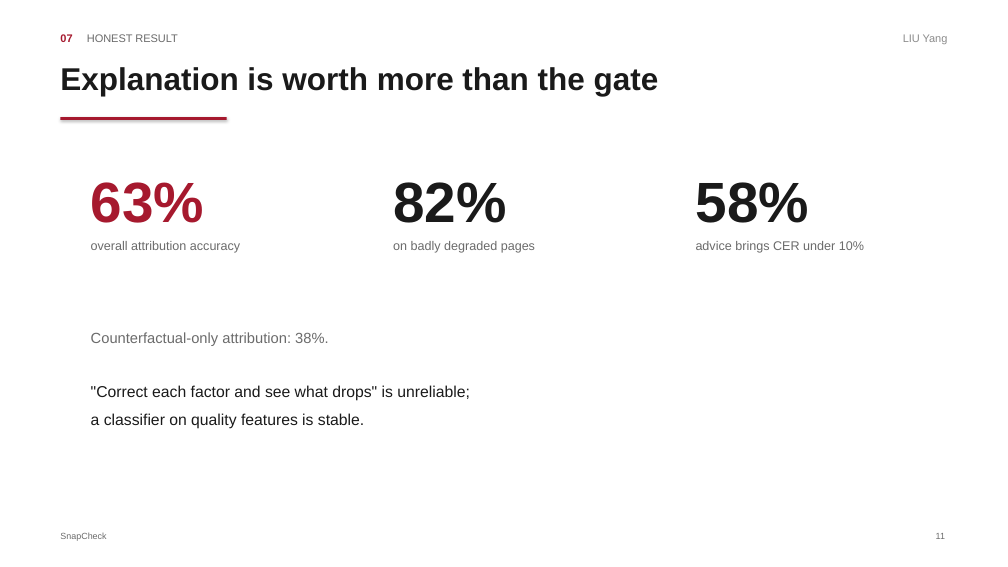
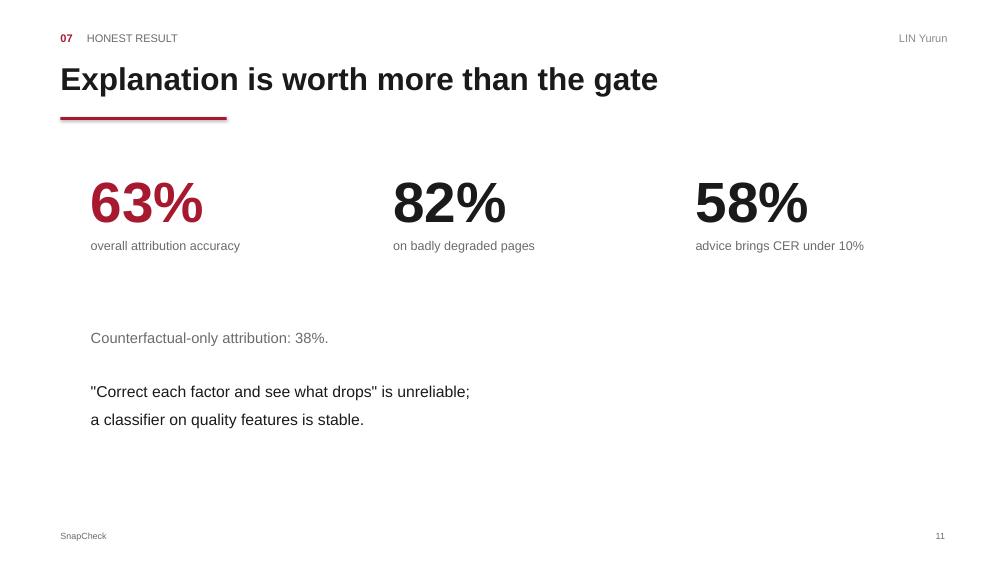
Before and after one commit to n0thing0717zkj-code/CDT501_SnapCheck, a slide deck: slide 11 of docs/CDT501_SnapCheck_Slides.pptx. Drawn at 1008x567 pixels with LibreOffice and Linux fonts; fonts in the diff are those of the drawing. Boxes give left, top, right and bottom in pixels: in the first picture for what was removed or moved away, otherwise in the second. Text is boxed around its words. In the diff, an @@ line names an element or a change of style, - is before the commit and + after.

```diff
--- a/docs/CDT501_SnapCheck_Slides.pptx
+++ b/docs/CDT501_SnapCheck_Slides.pptx
@@ text at (x1=899, y1=34, x2=948, y2=42): text changed @@
-LIU Yang
+LIN Yurun
```
Also in this commit, not shown: 4 other slides changed, 4 other files.
